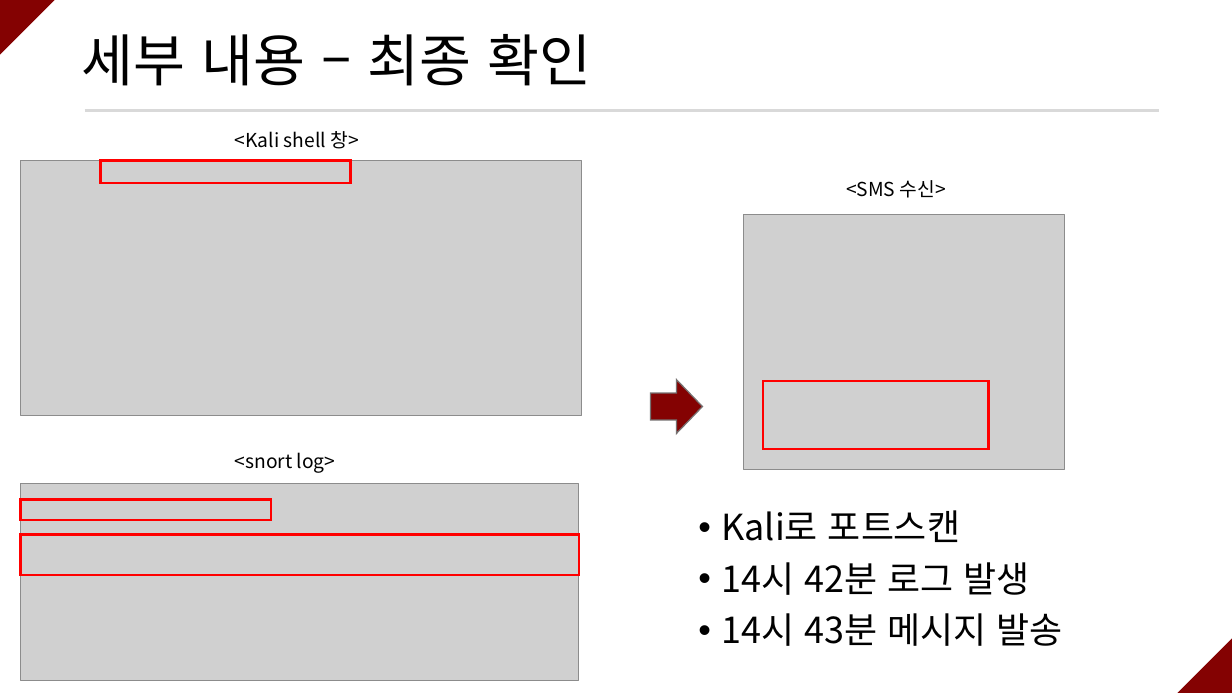
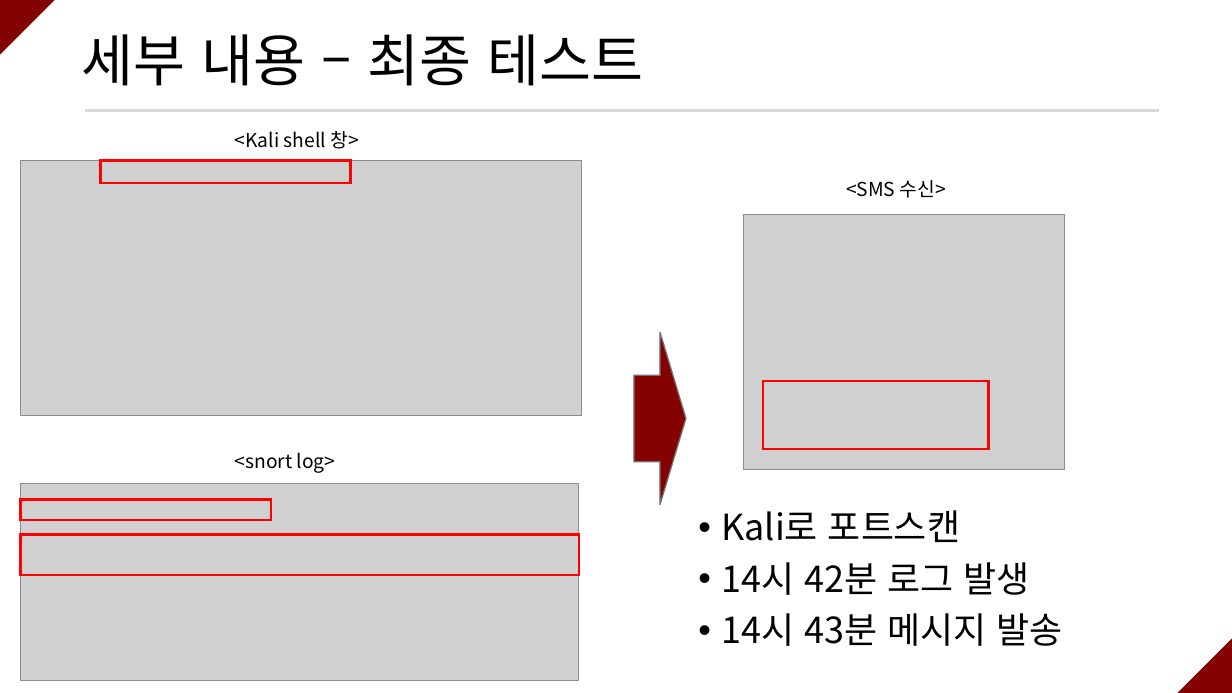
Before and after one commit to ramieeee/self_learning, a slide deck: slide 17 of semi_projects/보안탐지 및 SMS 알람/연람희_보안탐지 및 SMS 알람.pptx (slide 16 before the commit). Drawn at 1232x693 pixels with LibreOffice and Linux fonts; fonts in the diff are those of the drawing; grey boxes stand for pictures. Boxes give left, top, right and bottom in pixels: in the first picture for what was removed or moved away, otherwise in the second. Text is boxed around its words. In the diff, an @@ line names an element or a change of style, - is before the commit and + after.

```diff
--- a/semi_projects/보안탐지 및 SMS 알람/연람희_보안탐지 및 SMS 알람.pptx
+++ b/semi_projects/보안탐지 및 SMS 알람/연람희_보안탐지 및 SMS 알람.pptx
@@ title at [82,34,643,86]: text changed @@
-세부 내용 – 최종 확인
+세부 내용 – 최종 테스트
@@ down arrow: place and size @@
-down arrow at [651,380,702,433]
+down arrow at [634,332,686,505]
```
Also in this commit, not shown: 5 other slides changed, 1 slide added, 3 other files.
